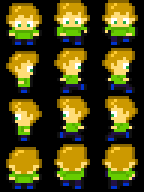
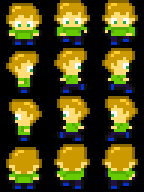
Layered file, before and after one edit (144x192). Changes by layer:
painted on "Sprites" over [12, 3, 129, 108]
